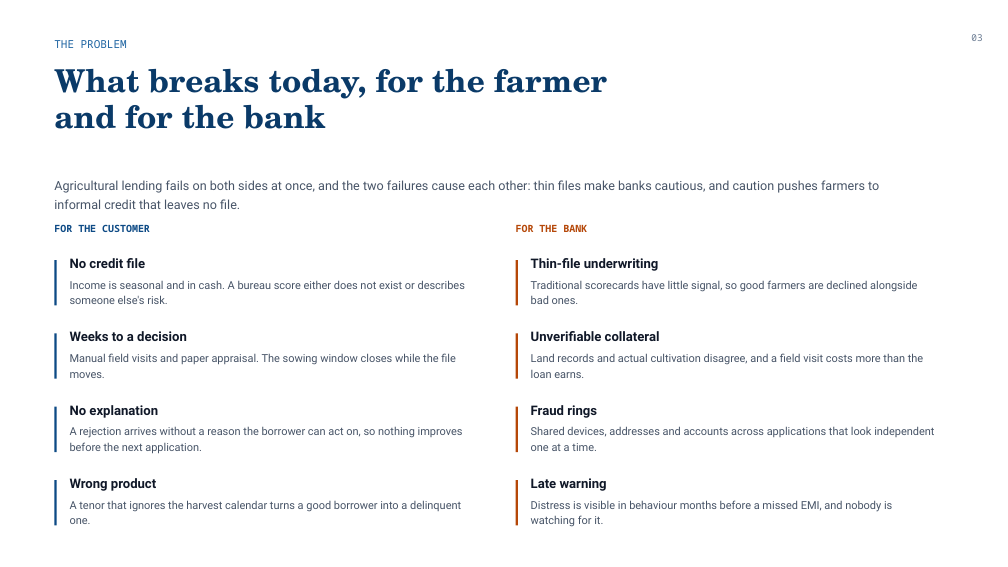
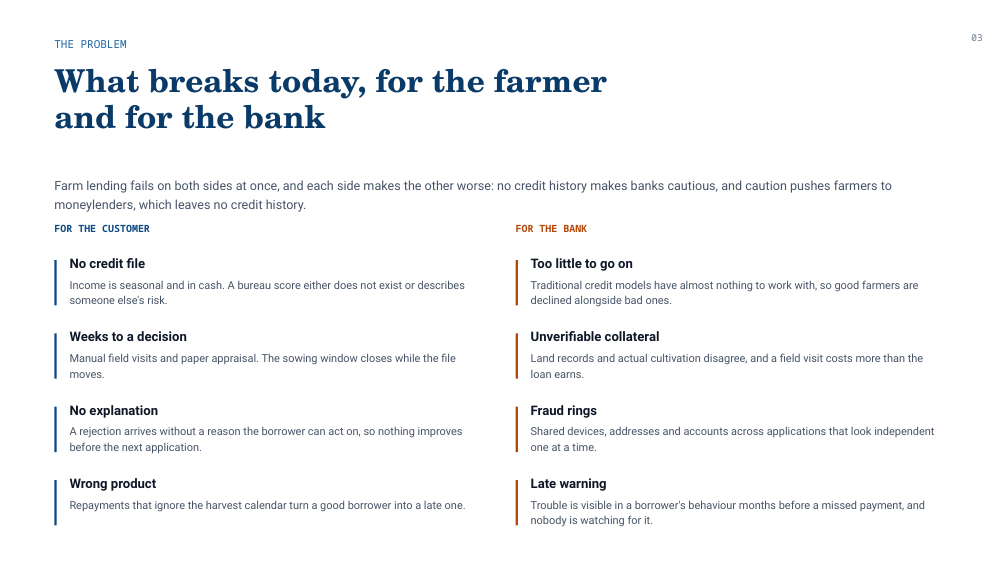
Before and after one commit to Divanshu0212/AILendingHub, a slide deck: slide 3 of Lending_Hub_EPIC_8.pptx. Drawn at 1008x567 pixels with LibreOffice and Linux fonts; fonts in the diff are those of the drawing. Boxes give left, top, right and bottom in pixels: in the first picture for what was removed or moved away, otherwise in the second. Text is boxed around its words. In the diff, an @@ line names an element or a change of style, - is before the commit and + after.

Commit message:
deck: plain English, so the slides explain themselves
44 passages rewritten across all 15 slides. Not one number, claim or
finding changed — only the words around them.

The deck was written for someone who already knew the vocabulary. A
judge reading "SPI/SPEI drought indices and vegetation time series"
learns nothing they did not already know; "rainfall shortfall and
crop-greenness history" says the same thing to everyone in the room.
Similar for "GBM challenger" (a stronger model behind it), "the bandit
ranks inside what policy permits" (the recommender can only pick what
the borrower can afford), and "unattributable" (a number nobody can
trace).

The findings needed it most, because they are the strongest content and
were the least readable. P6-F1 went from "uplift from observational logs
is unidentifiable" to "you cannot tell whether an action helped unless
you also left some customers alone" — same claim, no glossary required.

Re-rendered and inspected slides 2, 3, 4 and 5 after rewriting, since
shorter or longer text can reflow into a collision. No overflow, no
overprinting; the layout work from the previous commit still holds.

```diff
--- a/Lending_Hub_EPIC_8.pptx
+++ b/Lending_Hub_EPIC_8.pptx
@@ text at bbox=[54, 180, 892, 212]: text changed @@
-Agricultural lending fails on both sides at once, and the two failures cause each other: thin files make banks cautious, and caution pushes farmers to informal credit that leaves no file.
+Farm lending fails on both sides at once, and each side makes the other worse: no credit history makes banks cautious, and caution pushes farmers to moneylenders, which leaves no credit history.
@@ text at bbox=[531, 258, 633, 271]: text changed @@
-Thin-file underwriting
+Too little to go on
@@ text at bbox=[531, 280, 918, 307]: text changed @@
-Traditional scorecards have little signal, so good farmers are declined alongside bad ones.
+Traditional credit models have almost nothing to work with, so good farmers are declined alongside bad ones.
@@ text at bbox=[70, 500, 466, 512]: text changed @@
-A tenor that ignores the harvest calendar turns a good borrower into a delinquent one.
+Repayments that ignore the harvest calendar turn a good borrower into a late one.
@@ text at bbox=[531, 500, 925, 527]: text changed @@
-Distress is visible in behaviour months before a missed EMI, and nobody is watching for it.
+Trouble is visible in a borrower's behaviour months before a missed payment, and nobody is watching for it.
```
Also in this commit, not shown: 11 other slides changed, 1 other file.
